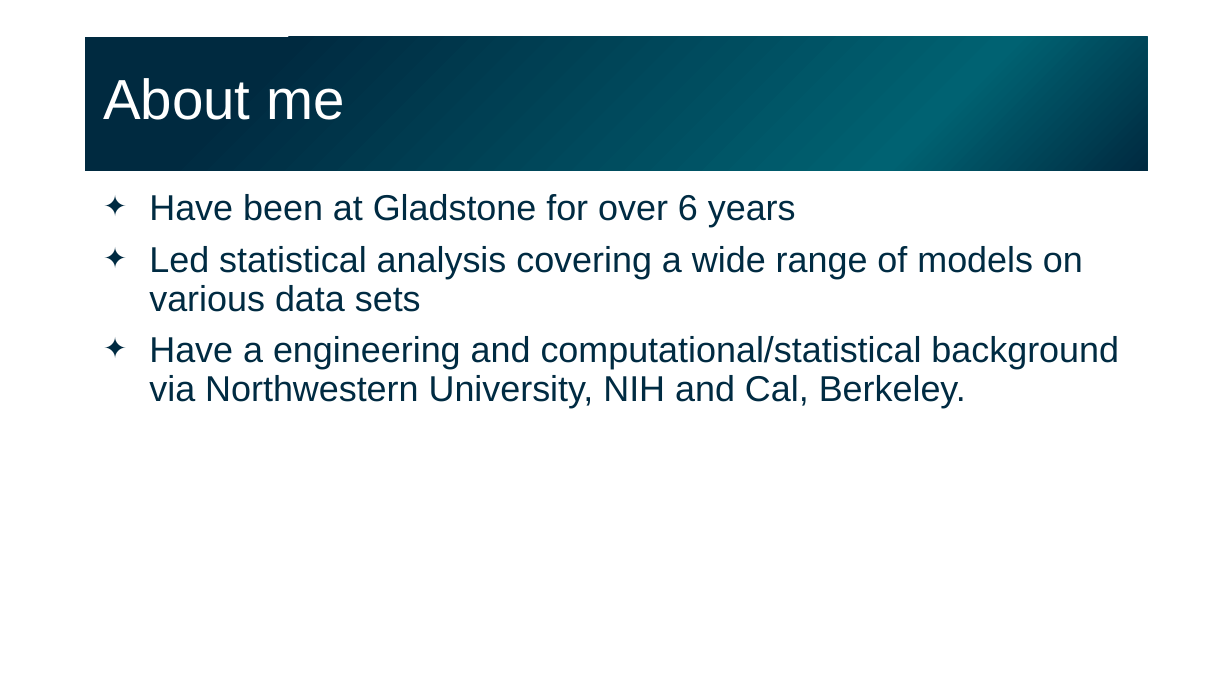
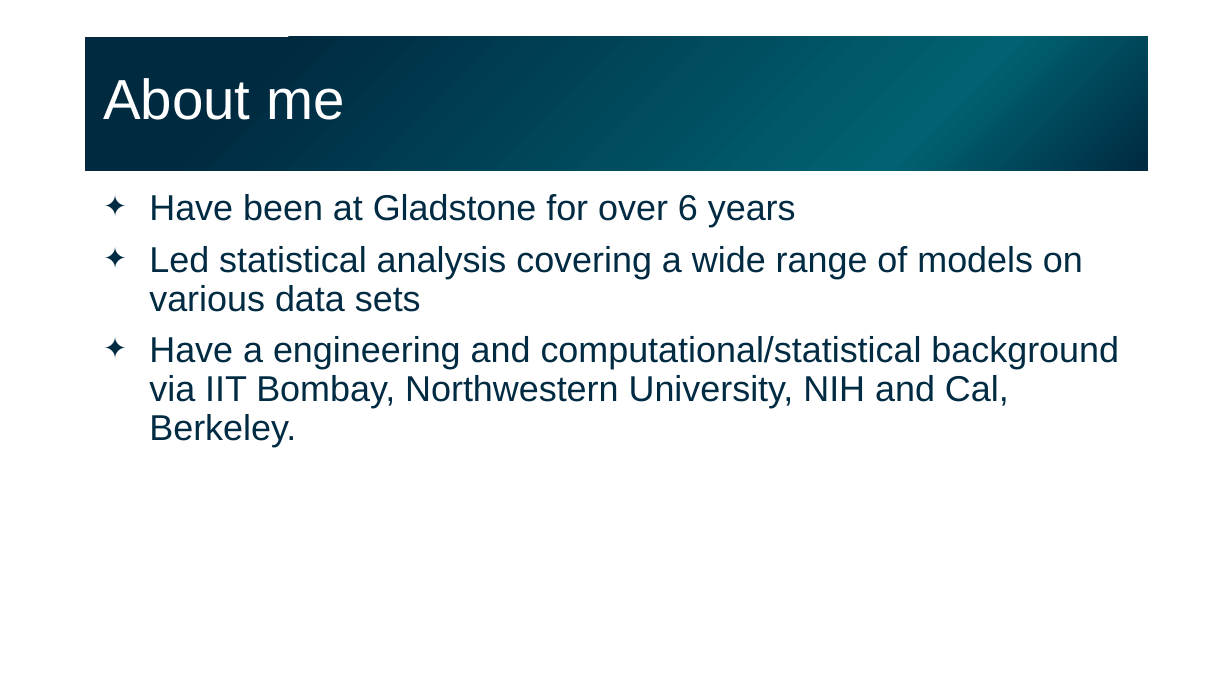
Before and after one commit to gladstone-institutes/Bioinformatics-Workshops, a slide deck: slide 2 of hypothesis-testing/HypothesisTesting.pptx. Drawn at 1232x693 pixels with LibreOffice and Linux fonts; fonts in the diff are those of the drawing. Boxes give left, top, right and bottom in pixels: in the first picture for what was removed or moved away, otherwise in the second. Text is boxed around its words. In the diff, an @@ line names an element or a change of style, - is before the commit and + after.

```diff
--- a/hypothesis-testing/HypothesisTesting.pptx
+++ b/hypothesis-testing/HypothesisTesting.pptx
@@ text at (149, 336, 1119, 447): text changed @@
-✦ Have a engineering and computational/statistical background via Northwestern University, NIH and Cal, Berkeley.
+✦ Have a engineering and computational/statistical background via IIT Bombay, Northwestern University, NIH and Cal, Berkeley.
```
Also in this commit, not shown: 3 other slides changed, 18 slides added, 1 slide removed.
